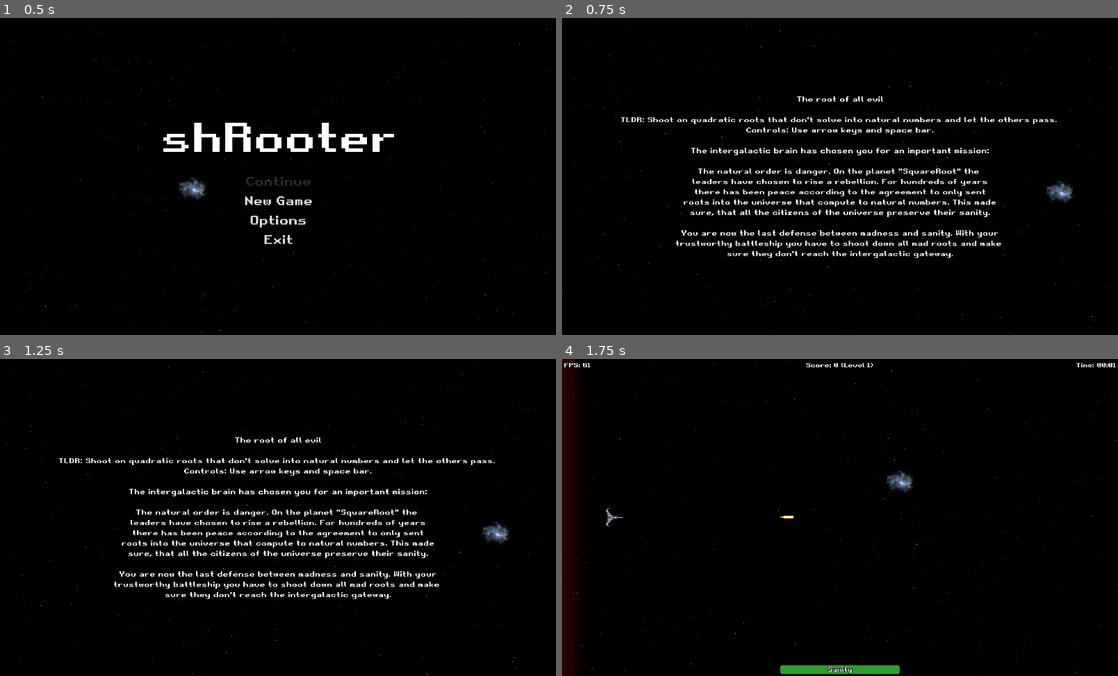
Above: before the commit, frames 1-4 (two rows, left to right).
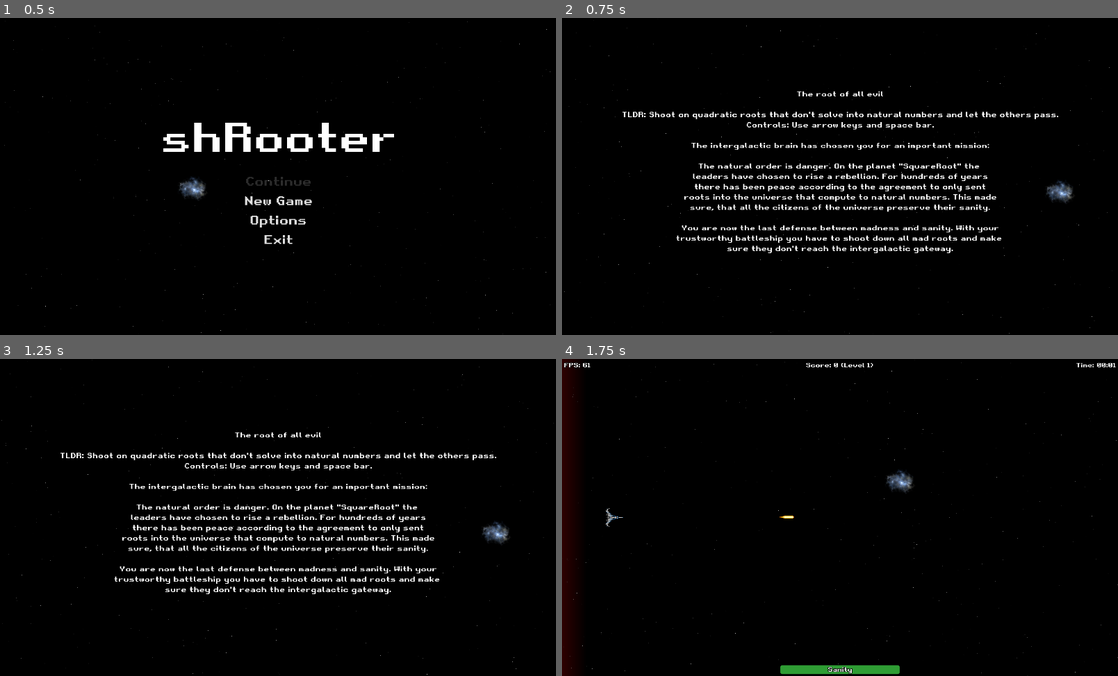
Above: after the commit, the same moments.

Repository: gingerr/ggj-2023-roots-one
Game: Godot game, scene res://MainMenu.tscn
Two runs of this game, one before a commit and one after it. Both use one fixed random seed, a clock stepped at 60 frames per second and the inputs below.
Inputs:
- Up to frame 1 (0.5 s): no input
- Up to frame 2 (0.75 s): click "New Game" at 0.5 s
- Up to frame 3 (1.25 s): no input
- Up to frame 4 (1.75 s): tap Enter at 1.25 s; hold Right (ui_right) from 1.28 s (still down); tap Space at 1.52 s

Frame 1 is identical in both runs. In frame 2, 9.1% of the frame differs, in the area x 10-90%, y 22-76%; in frame 3, 9.1%; in frame 4, nothing differs.

Commit message:
intro reads story from file

Diff:
--- a/Intro.gd
+++ b/Intro.gd
@@ -1,7 +1,23 @@
 extends Node
+
+func _ready():
+	var text = load_text_file('res://resources/story.tres')
+	var node: Label = get_node('%Label')
+	node.set_text(text)
 
 func _input(event: InputEvent):
 	if event.get('pressed') and event.pressed:
 		get_tree().change_scene("res://Game.tscn")
 
 	pass
+
+func load_text_file(path):
+	var f = File.new()
+	var err = f.open(path, File.READ)
+	if err != OK:
+		printerr("Could not open file, error code ", err)
+		return ""
+
+	var stext = f.get_as_text()
+	f.close()
+	return stext
--- a/Intro.tscn
+++ b/Intro.tscn
@@ -20,35 +20,20 @@
 [node name="BackgroundLayer" parent="." instance=ExtResource( 2 )]
 
 [node name="VBoxContainer" type="VBoxContainer" parent="."]
-margin_left = 146.0
-margin_top = 193.0
-margin_right = 1253.0
-margin_bottom = 606.0
+margin_left = 672.0
+margin_top = 388.0
+margin_right = 727.0
+margin_bottom = 411.0
 size_flags_horizontal = 3
 size_flags_vertical = 3
 
 [node name="Label" type="Label" parent="VBoxContainer"]
-margin_right = 1107.0
-margin_bottom = 413.0
+unique_name_in_owner = true
+margin_right = 55.0
+margin_bottom = 23.0
 size_flags_horizontal = 3
 size_flags_vertical = 7
 custom_fonts/font = SubResource( 1 )
-text = "The root of all evil
-
-TLDR: Shoot on quadratic roots that don't solve into natural numbers and let the others pass.
-Controls: Use arrow keys and space bar.
-
-The intergalactic brain has chosen you for an important mission:
-
-The natural order is danger. On the planet \"SquareRoot\" the
-leaders have chosen to rise a rebellion. For hundreds of years
-there has been peace according to the agreement to only sent
-roots into the universe that compute to natural numbers. This made
-sure, that all the citizens of the universe preserve their sanity.
-
-You are now the last defense between madness and sanity. With your
-trustworthy battleship you have to shoot down all mad roots and make
-sure they don't reach the intergalactic gateway."
+text = "TLDR"
 align = 1
 valign = 1
-percent_visible = -0.00204499
